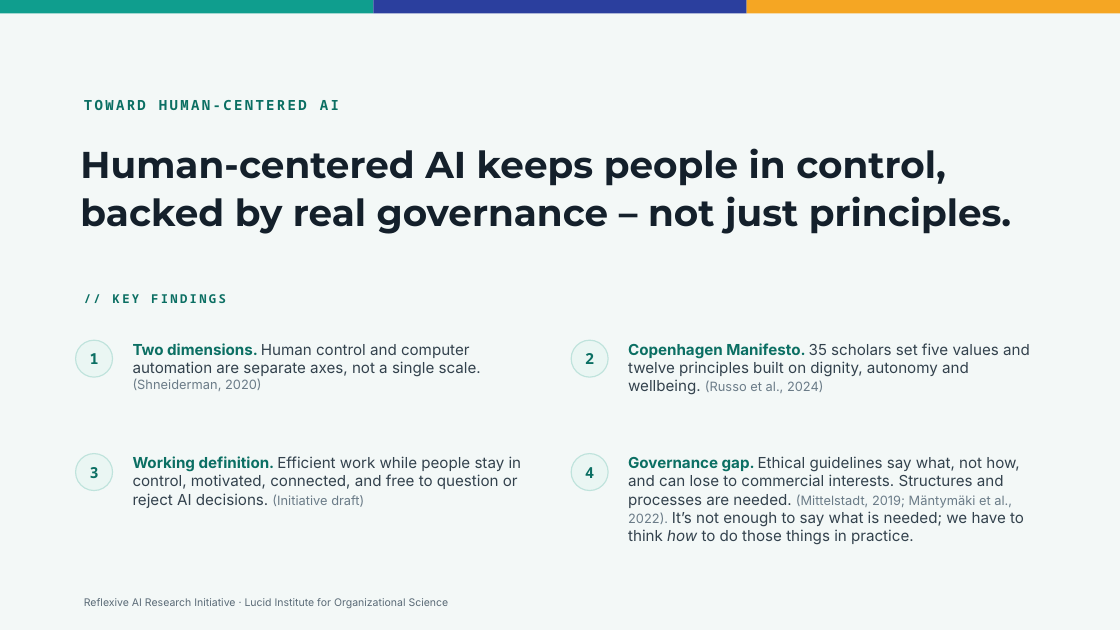
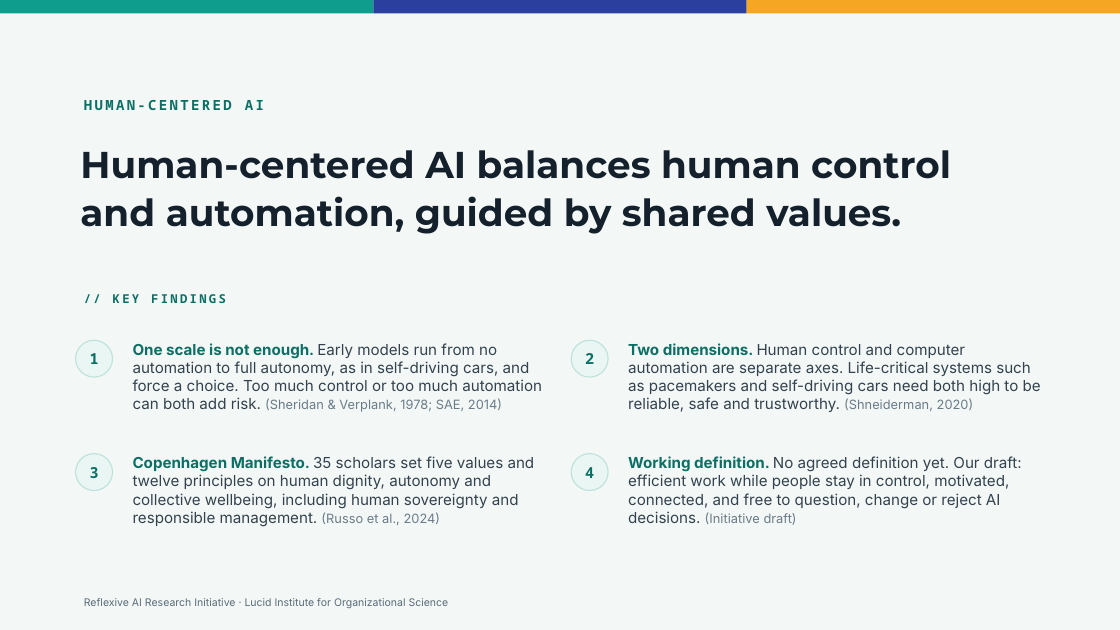
Before and after one commit to LucidInstitute/Reflexive-AI-Initiative, a slide deck: slide 6 of Work Group Guide/Source/Research Presentation.pptx. Drawn at 1120x630 pixels with LibreOffice and Linux fonts; fonts in the diff are those of the drawing. Boxes give left, top, right and bottom in pixels: in the first picture for what was removed or moved away, otherwise in the second. Text is boxed around its words. In the diff, an @@ line names an element or a change of style, - is before the commit and + after.

Commit message:
Extended presentation on research with governance and AI

```diff
--- a/Work Group Guide/Source/Research Presentation.pptx
+++ b/Work Group Guide/Source/Research Presentation.pptx
@@ text at <box>84,100,264,110</box>: text changed @@
-TOWARD HUMAN-CENTERED AI
+HUMAN-CENTERED AI
@@ text at <box>80,150,951,234</box>: text changed @@
-Human-centered AI keeps people in control, backed by real governance – not just principles.
+Human-centered AI balances human control and automation, guided by shared values.
@@ text at <box>133,343,542,412</box>: text changed @@
-Two dimensions. Human control and computer automation are separate axes, not a single scale. (Shneiderman, 2020)
+One scale is not enough. Early models run from no automation to full autonomy, as in self-driving cars, and force a choice. Too much control or too much automation can both add risk. (Sheridan & Verplank, 1978; SAE, 2014)
@@ text at <box>628,343,1041,412</box>: text changed @@
-Copenhagen Manifesto. 35 scholars set five values and twelve principles built on dignity, autonomy and wellbeing. (Russo et al., 2024)
+Two dimensions. Human control and computer automation are separate axes. Life-critical systems such as pacemakers and self-driving cars need both high to be reliable, safe and trustworthy. (Shneiderman, 2020)
@@ text at <box>133,456,535,527</box>: text changed @@
-Working definition. Efficient work while people stay in control, motivated, connected, and free to question or reject AI decisions. (Initiative draft)
+Copenhagen Manifesto. 35 scholars set five values and twelve principles on human dignity, autonomy and collective wellbeing, including human sovereignty and responsible management. (Russo et al., 2024)
@@ text at <box>628,456,1022,525</box>: text changed @@
-Governance gap. Ethical guidelines say what, not how, and can lose to commercial interests. Structures and processes are needed. (Mittelstadt, 2019; Mäntymäki et al., 2022). It’s not enough to say what is needed; we have to think how to do those things in practice.
+Working definition. No agreed definition yet. Our draft: efficient work while people stay in control, motivated, connected, and free to question, change or reject AI decisions. (Initiative draft)
```
Also in this commit, not shown: 1 other slide changed, 2 slides added, 1 other file.
